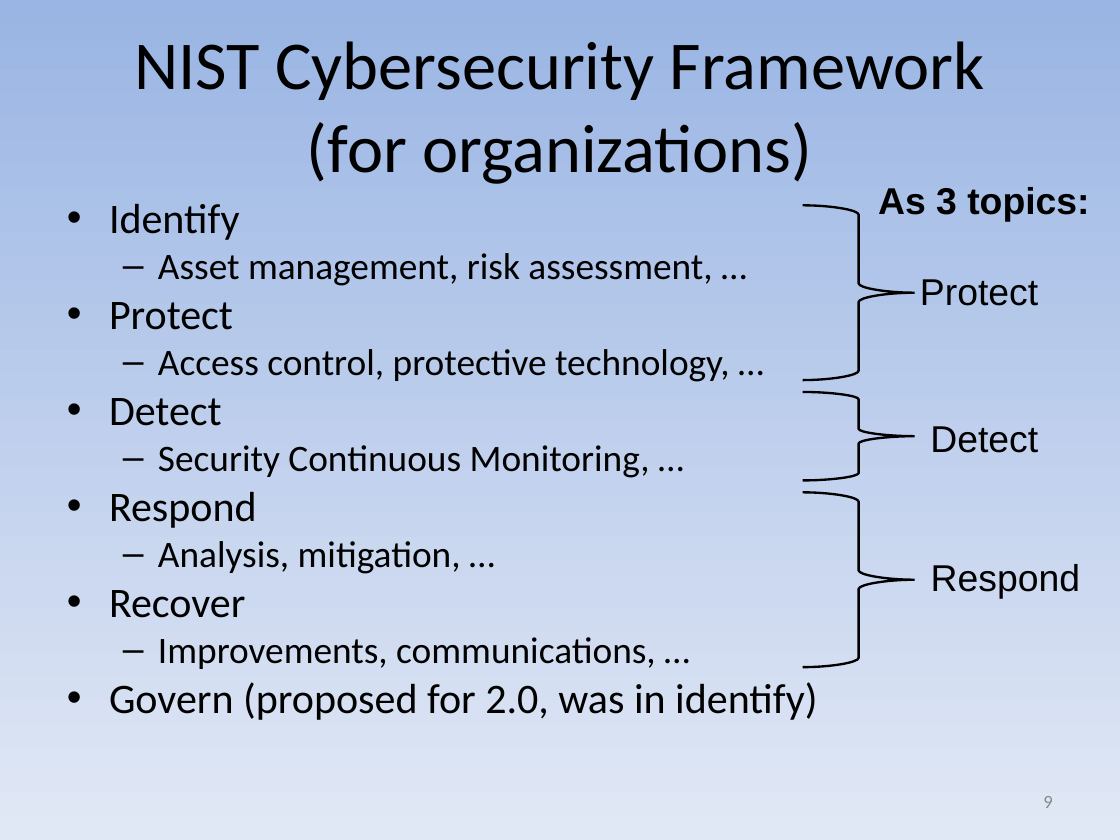
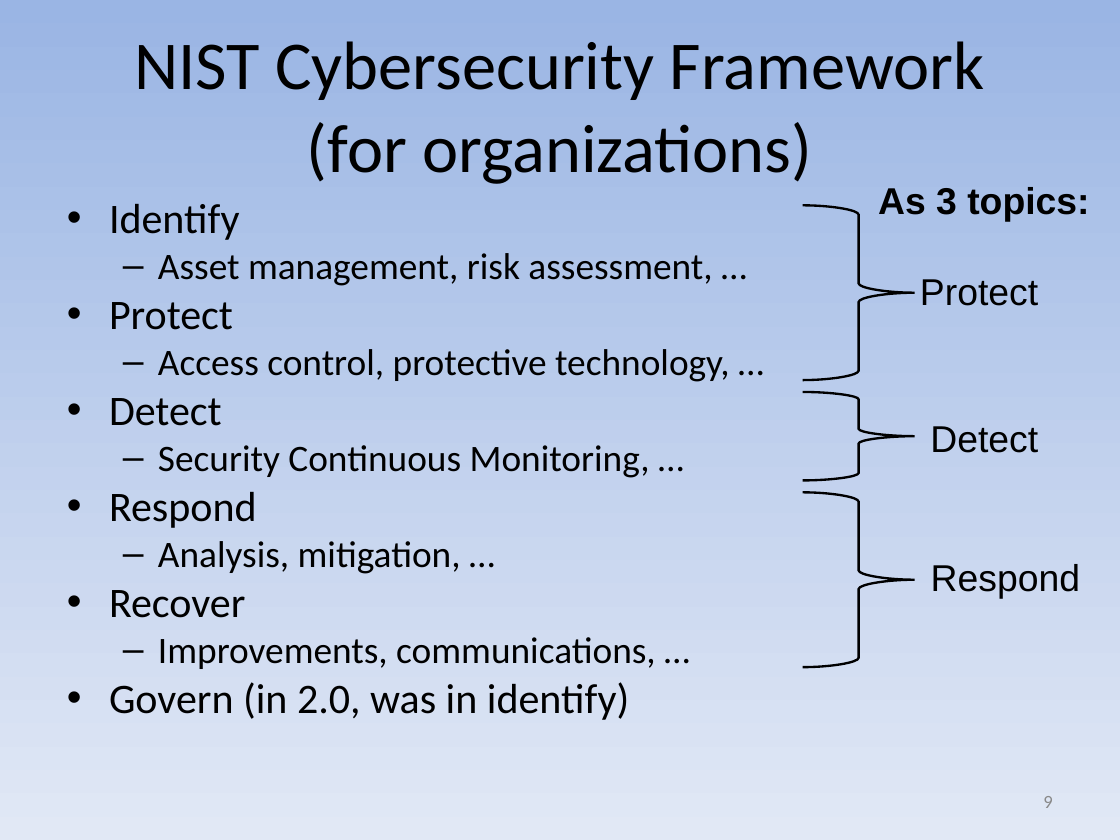
Before and after one commit to david-a-wheeler/david-a-wheeler.github.io, a slide deck: slide 9 of secure-class/presentations/Secure-Software-1-Introduction.ppt. Drawn at 1120x840 pixels with LibreOffice and Linux fonts; fonts in the diff are those of the drawing. Boxes give left, top, right and bottom in pixels: in the first picture for what was removed or moved away, otherwise in the second. Text is boxed around its words. In the diff, an @@ line names an element or a change of style, - is before the commit and + after.

```diff
--- a/secure-class/presentations/Secure-Software-1-Introduction.ppt
+++ b/secure-class/presentations/Secure-Software-1-Introduction.ppt
@@ text at (109,682,629,720): text changed @@
-• Govern (proposed for 2.0, was in identify)
+• Govern (in 2.0, was in identify)
```
Also in this commit, not shown: 2 other slides changed, 1 other file.
